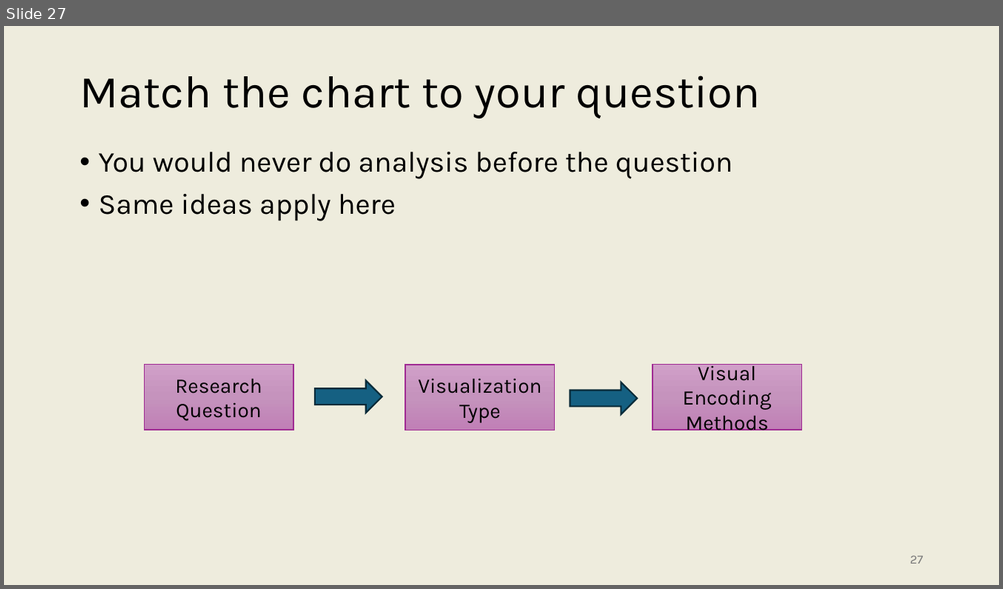
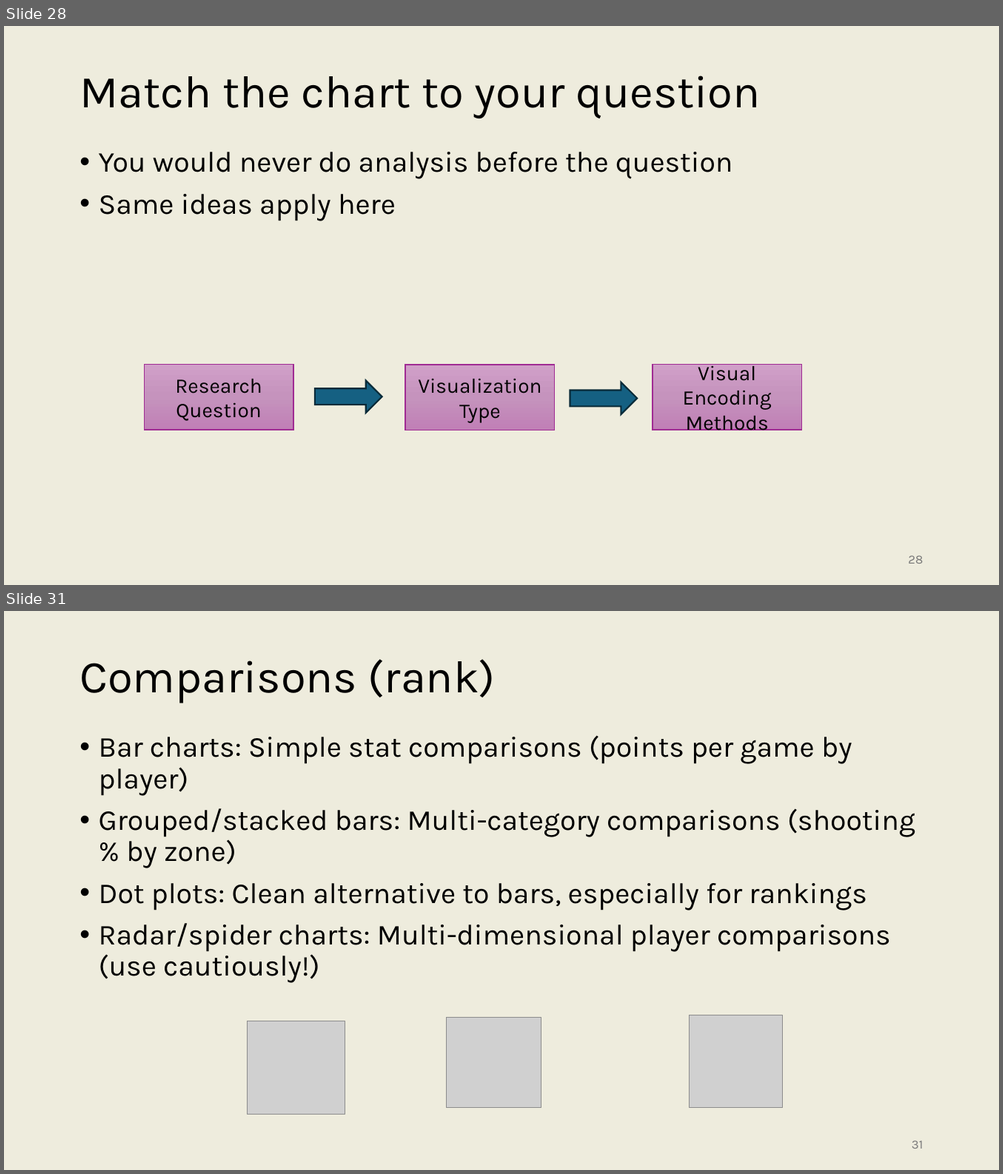
Before and after one commit to onishisaryu/HES-3000-Sports-Data-Analytics, a slide deck: pptx/Lecture7.pptx. Shown one above the other, each under a label of ours: slide 27 before the commit, slides 28 and 31 after it; the slides between them are not shown. The pictures are 1003x589 and 1003x1174 pixels, drawn with LibreOffice and Linux fonts; fonts in the diff are those of the drawing; grey boxes stand for pictures. Boxes give left, top, right and bottom in pixels: in the first picture for what was removed or moved away, otherwise in the second. Text is boxed around its words. In the diff, an @@ line names an element or a change of style, - is before the commit and + after.

```diff
--- a/pptx/Lecture7.pptx
+++ b/pptx/Lecture7.pptx
@@ slide 31 added at (x1=4, y1=611, x2=999, y2=1170), background #EEECDD @@
@@ title added at (x1=79, y1=659, x2=495, y2=703), 44 pt, text #000000 @@
+Comparisons (rank)
@@ text added at (x1=99, y1=735, x2=915, y2=983), 28 pt, text #000000 @@
+• Bar charts: Simple stat comparisons (points per game by player)
+• Grouped/stacked bars: Multi-category comparisons (shooting % by zone)
+• Dot plots: Clean alternative to bars, especially for rankings
+• Radar/spider charts: Multi-dimensional player comparisons (use cautiously!)
@@ picture added at (x1=247, y1=1022, x2=344, y2=1116) @@
@@ picture added at (x1=447, y1=1019, x2=541, y2=1109) @@
@@ picture added at (x1=689, y1=1015, x2=782, y2=1108) @@
@@ page number added at (x1=911, y1=1141, x2=922, y2=1149), 12 pt, text #797979 @@
+31
@@ what was slide 27 is now slide 28 @@
@@ page number at (x1=908, y1=556, x2=922, y2=564): text changed @@
-27
+28
```
Also in this commit, not shown: 3 slides changed, 7 other slides added, 4 slides removed.
